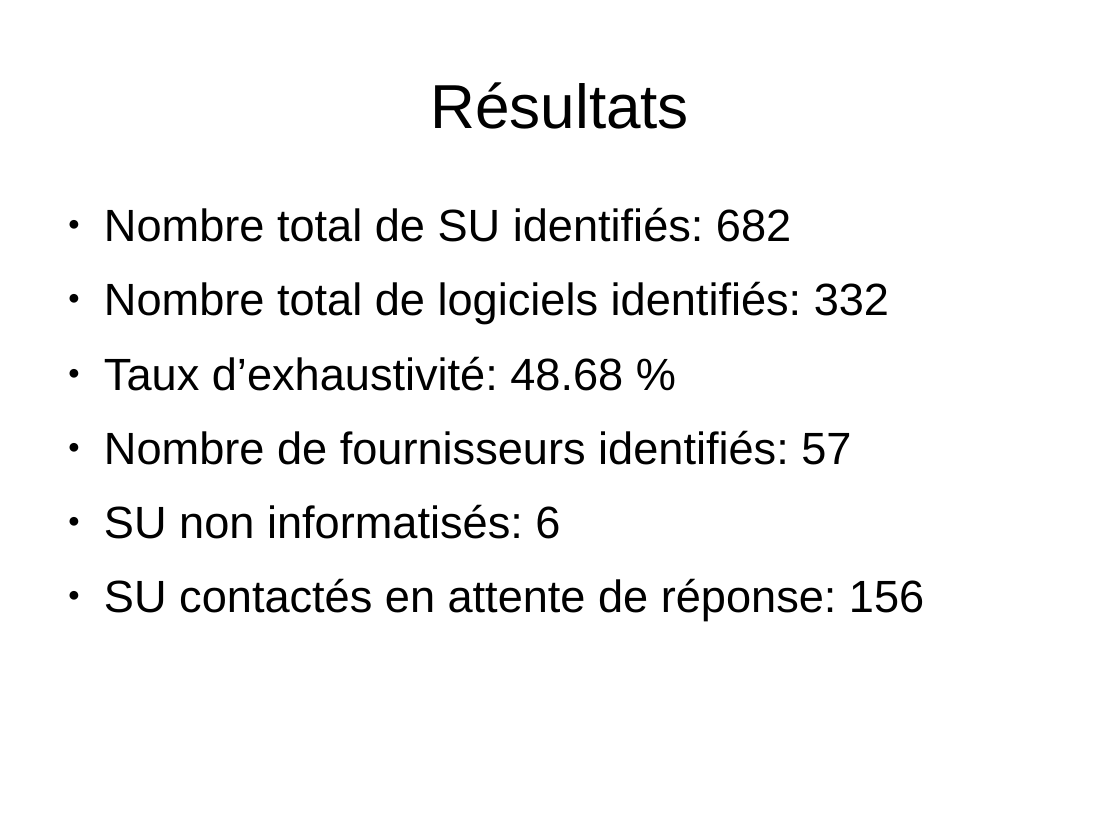
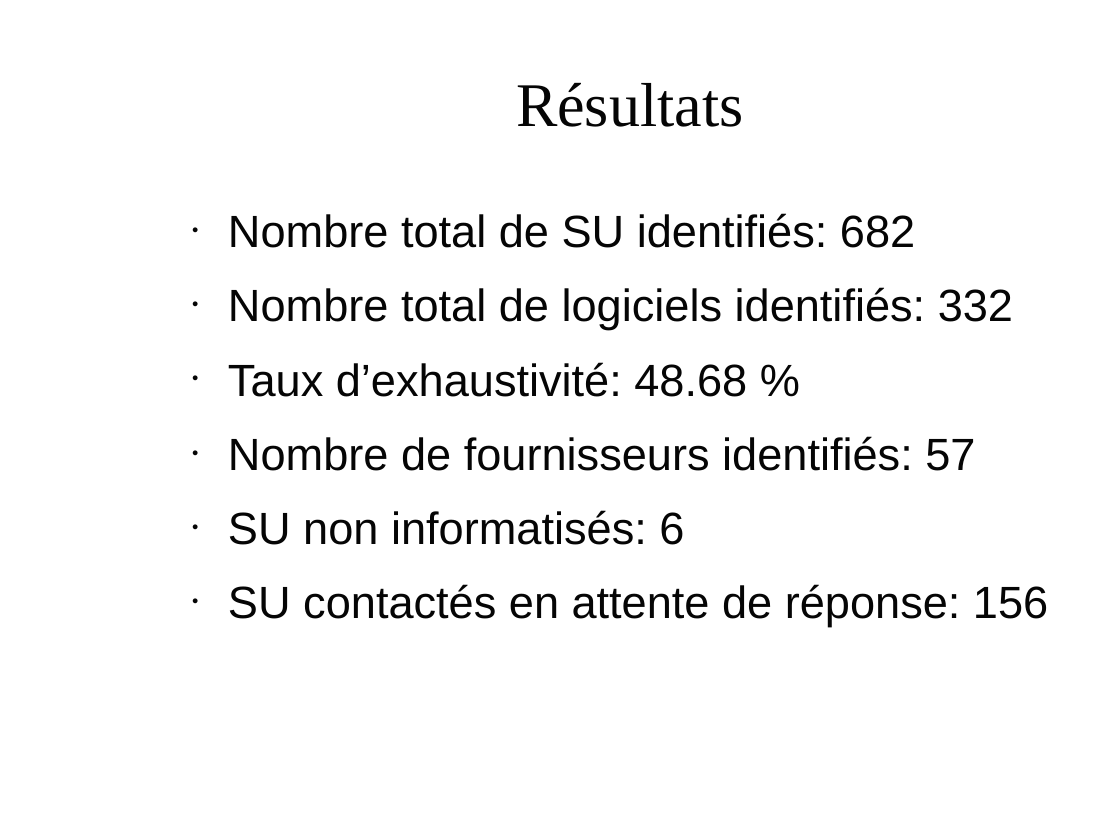
Before and after one commit to jcrb/InformatisationSU, a slide deck: slide 9 of Logiciels RPU.odp (slide 6 before the commit). Drawn at 1120x840 pixels with LibreOffice and Linux fonts; fonts in the diff are those of the drawing; background and template pictures are left out. Boxes give left, top, right and bottom in pixels: in the first picture for what was removed or moved away, otherwise in the second. Text is boxed around its words. In the diff, an @@ line names an element or a change of style, - is before the commit and + after.

```diff
--- a/Logiciels RPU.odp
+++ b/Logiciels RPU.odp
@@ title "Résultats": place and size @@
-title "Résultats" at bbox=[430, 82, 689, 129]
+title "Résultats" at bbox=[516, 82, 743, 127]
@@ title "Résultats" at bbox=[516, 82, 743, 127]: font Arial to Times New Roman, text colour #000000 to #050505 @@
@@ text "Nombre total de SU identifiés: ...": place and size @@
-text "Nombre total de SU identifiés: ..." at bbox=[104, 207, 924, 621]
+text "Nombre total de SU identifiés: ..." at bbox=[228, 213, 1048, 627]
@@ text "Nombre total de SU identifiés: ..." at bbox=[228, 213, 1048, 627]: text colour #000000 to #050505; bullet colour #000000 to #050505 @@
```
Also in this commit, not shown: 6 other slides changed, 4 slides added, 3 slides removed, 12 other files.
